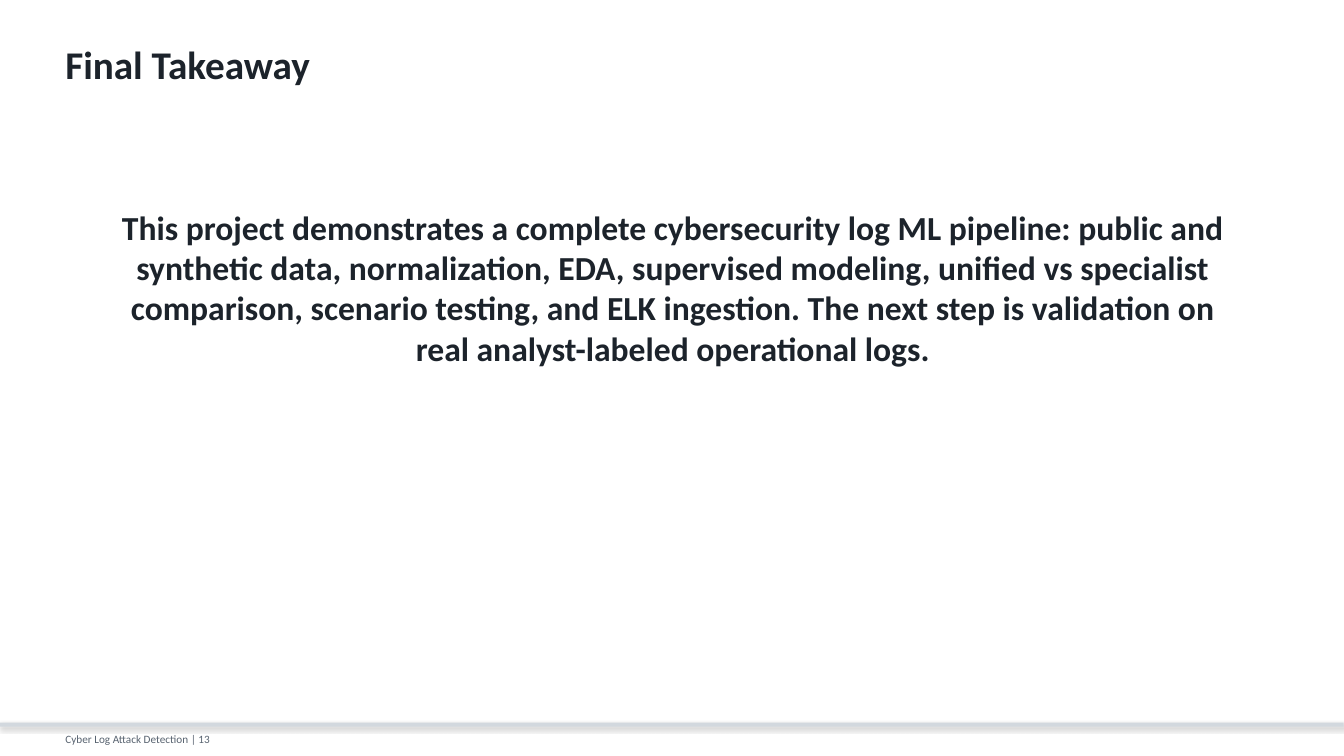
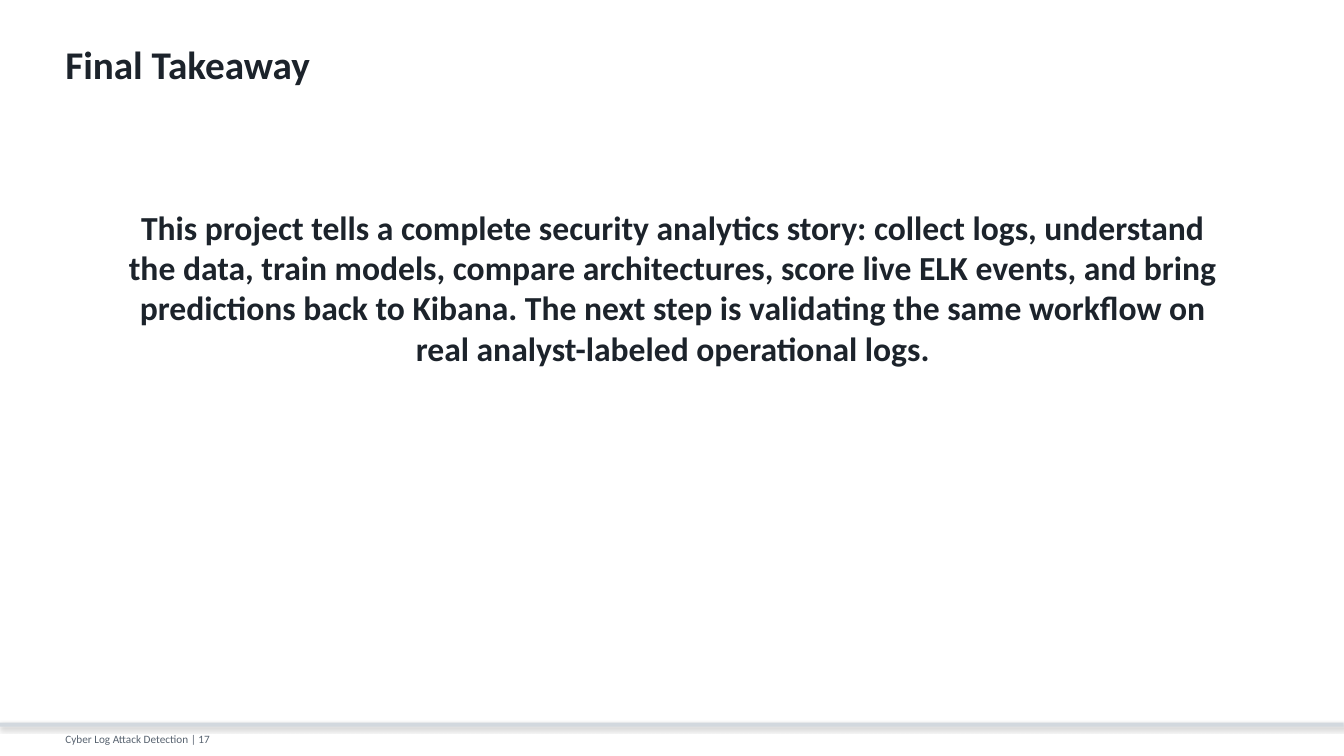
Before and after one commit to H-devigner/cyber-log-attack-detection, a slide deck: slide 17 of presentation/cyber_log_attack_detection_overview.pptx (slide 13 before the commit). Drawn at 1344x756 pixels with LibreOffice and Linux fonts; fonts in the diff are those of the drawing. Boxes give left, top, right and bottom in pixels: in the first picture for what was removed or moved away, otherwise in the second. Text is boxed around its words. In the diff, an @@ line names an element or a change of style, - is before the commit and + after.

Commit message:
Improve presentation storyline and ELK scoring details

```diff
--- a/presentation/cyber_log_attack_detection_overview.pptx
+++ b/presentation/cyber_log_attack_detection_overview.pptx
@@ text at (129, 216, 1216, 367): text changed @@
-This project demonstrates a complete cybersecurity log ML pipeline: public and synthetic data, normalization, EDA, supervised modeling, unified vs specialist comparison, scenario testing, and ELK ingestion. The next step is validation on real analyst-labeled operational logs.
+This project tells a complete security analytics story: collect logs, understand the data, train models, compare architectures, score live ELK events, and bring predictions back to Kibana. The next step is validating the same workflow on real analyst-labeled operational logs.
@@ text at (65, 735, 209, 745): text changed @@
-Cyber Log Attack Detection | 13
+Cyber Log Attack Detection | 17
```
Also in this commit, not shown: 11 other slides changed, 5 slides added, 1 slide removed, 1 other file.
